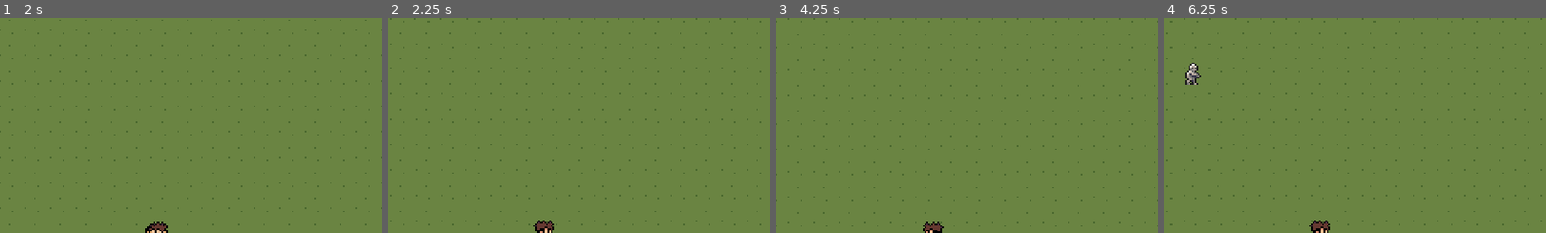
Above: before the commit, frames 1-4 (left to right).
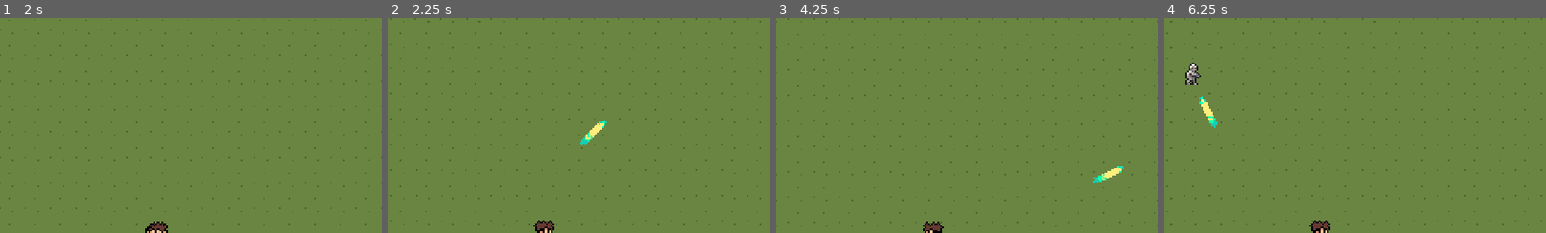
Above: after the commit, the same moments.

Repository: mp1707/godot-survivors-game
Game: Godot game, scene res://scenes/main.tscn
Same seed, same stepped clock (60 frames per second), same inputs: the game is played once before the commit and once after it.
Inputs:
- Up to frame 1 (2 s): tap Enter at 0.5 s; hold D (move_right) 0.53-1.28 s; hold Down (move_down) from 1.28 s (still down)
- Up to frame 2 (2.25 s): release Down (move_down) at 2.03 s; hold D (move_right) from 2.03 s (still down)
- Up to frame 3 (4.25 s): release D (move_right) at 2.78 s; hold W (move_up) 2.78-3.53 s; hold A (move_left) from 3.53 s (still down)
- Up to frame 4 (6.25 s): release A (move_left) at 5.03 s; hold Down (move_down) 5.03-5.78 s; hold D (move_right) from 5.78 s (still down)
The pictures show only the part of the screen within x 30-80%, y 0-50%; the shares and areas given below are measured in that part.

Frame 1 is identical in both runs. In frame 2, 0.3% of the frame differs, in the area x 50-58%, y 47-60%; in frame 3, 0.2%; in frame 4, 0.2%.

Commit message:
feat: implement automated laser projectile attack system for the player and add damage handling to enemies

Diff:
--- a/project.godot
+++ b/project.godot
@@ -22,6 +22,14 @@
 window/size/window_width_override=1920
 window/size/window_height_override=1080
 window/stretch/mode="viewport"
+
+[file_customization]
+
+folder_colors={
+"res://art/": "red",
+"res://scenes/": "blue",
+"res://scripts/": "green"
+}
 
 [input]
 
--- /dev/null
+++ b/scenes/abilities/laser_projectile.tscn
@@ -0,0 +1,48 @@
+[gd_scene format=3 uid="uid://442djdt3jfdt"]
+
+[ext_resource type="Script" uid="uid://dgah7h1luk3h1" path="res://scripts/abilities/laser_projectile.gd" id="1_6y1el"]
+[ext_resource type="Texture2D" uid="uid://dl4md8j88pecg" path="res://art/effects/P1 Bullet _Thinier_BermudaGreen.png" id="2_asjm4"]
+
+[sub_resource type="AtlasTexture" id="AtlasTexture_ovl1w"]
+atlas = ExtResource("2_asjm4")
+region = Rect2(0, 0, 6, 21)
+
+[sub_resource type="AtlasTexture" id="AtlasTexture_66huc"]
+atlas = ExtResource("2_asjm4")
+region = Rect2(6, 0, 6, 21)
+
+[sub_resource type="AtlasTexture" id="AtlasTexture_jcfwp"]
+atlas = ExtResource("2_asjm4")
+region = Rect2(12, 0, 6, 21)
+
+[sub_resource type="SpriteFrames" id="SpriteFrames_4uut5"]
+animations = [{
+"frames": [{
+"duration": 1.0,
+"texture": SubResource("AtlasTexture_ovl1w")
+}, {
+"duration": 1.0,
+"texture": SubResource("AtlasTexture_66huc")
+}, {
+"duration": 1.0,
+"texture": SubResource("AtlasTexture_jcfwp")
+}],
+"loop": true,
+"name": &"default",
+"speed": 10.0
+}]
+
+[sub_resource type="CapsuleShape2D" id="CapsuleShape2D_ovl1w"]
+radius = 2.0
+height = 22.0
+
+[node name="LaserProjectile" type="Area2D" unique_id=1072849068]
+script = ExtResource("1_6y1el")
+
+[node name="AnimatedSprite2D" type="AnimatedSprite2D" parent="." unique_id=1500871247]
+sprite_frames = SubResource("SpriteFrames_4uut5")
+
+[node name="CollisionShape2D" type="CollisionShape2D" parent="." unique_id=1475243151]
+shape = SubResource("CapsuleShape2D_ovl1w")
+
+[node name="VisibleOnScreenNotifier2D" type="VisibleOnScreenNotifier2D" parent="." unique_id=493334101]
--- a/scenes/player.tscn
+++ b/scenes/player.tscn
@@ -114,3 +114,9 @@
 shape = SubResource("CapsuleShape2D_dqkch")
 
 [node name="Camera2D" type="Camera2D" parent="." unique_id=1541109477]
+
+[node name="AttackTimer" type="Timer" parent="." unique_id=1149125840]
+wait_time = 2.0
+autostart = true
+
+[connection signal="timeout" from="AttackTimer" to="." method="_on_attack_timer_timeout"]
--- /dev/null
+++ b/scripts/abilities/laser_projectile.gd
@@ -0,0 +1,24 @@
+extends Area2D
+
+@export var speed: float = 360.0
+@export var damage: int = 1
+@export var lifetime: float = 1.2
+
+var direction: Vector2 = Vector2.RIGHT
+var _life_left: float = 0.0
+
+func _ready() -> void:
+	_life_left = lifetime
+	body_entered.connect(_on_body_entered)
+	$AnimatedSprite2D.play("default")
+
+func _physics_process(delta: float) -> void:
+	global_position += direction * speed * delta
+	_life_left -= delta
+	if _life_left <= 0.0:
+		queue_free()
+
+func _on_body_entered(body: Node) -> void:
+	if body.is_in_group("enemies") and body.has_method("apply_damage"):
+		body.apply_damage(damage)
+		queue_free()
--- a/scripts/enemies/ghoul.gd
+++ b/scripts/enemies/ghoul.gd
@@ -3,8 +3,13 @@
 @export var move_speed: float = 40.0
 var target: Node2D
 
+@export var max_hp: int = 3
+var _hp: int = 0
+
 func _ready() -> void:
+	_hp = max_hp
 	$AnimatedSprite2D.play("default")
+	add_to_group("enemies")
 
 func _physics_process(_delta: float) -> void:
 	if target == null:
@@ -17,3 +22,8 @@
 	$AnimatedSprite2D.flip_h = dir.x < 0.0
 
 	move_and_slide()
+
+func apply_damage(amount: int) -> void:
+	_hp -= amount
+	if _hp <= 0:
+		queue_free()
--- a/scripts/player.gd
+++ b/scripts/player.gd
@@ -1,4 +1,6 @@
 extends CharacterBody2D
+
+const LASER_SCENE: PackedScene = preload("res://scenes/abilities/laser_projectile.tscn")
 
 @export var speed: float = 150.0
 
@@ -36,3 +38,34 @@
 		$AnimatedSprite2D.play()
 
 	move_and_slide()
+
+
+func _on_attack_timer_timeout() -> void:
+	var target: Node2D = _get_nearest_enemy()
+	if target == null:
+		return
+
+	var laser: Area2D = LASER_SCENE.instantiate() as Area2D
+	laser.global_position = global_position
+
+	var dir: Vector2 = global_position.direction_to(target.global_position)
+	laser.direction = dir
+	laser.rotation = dir.angle() + deg_to_rad(90.0)
+
+
+	get_tree().current_scene.add_child(laser)
+
+func _get_nearest_enemy() -> Node2D:
+	var nearest: Node2D = null
+	var best_dist_sq: float = INF
+
+	for node in get_tree().get_nodes_in_group("enemies"):
+		var enemy: Node2D = node as Node2D
+		if enemy == null:
+			continue
+		var d: float = global_position.distance_squared_to(enemy.global_position)
+		if d < best_dist_sq:
+			best_dist_sq = d
+			nearest = enemy
+
+	return nearest
Not shown, added: scripts/abilities/laser_projectile.gd.uid
